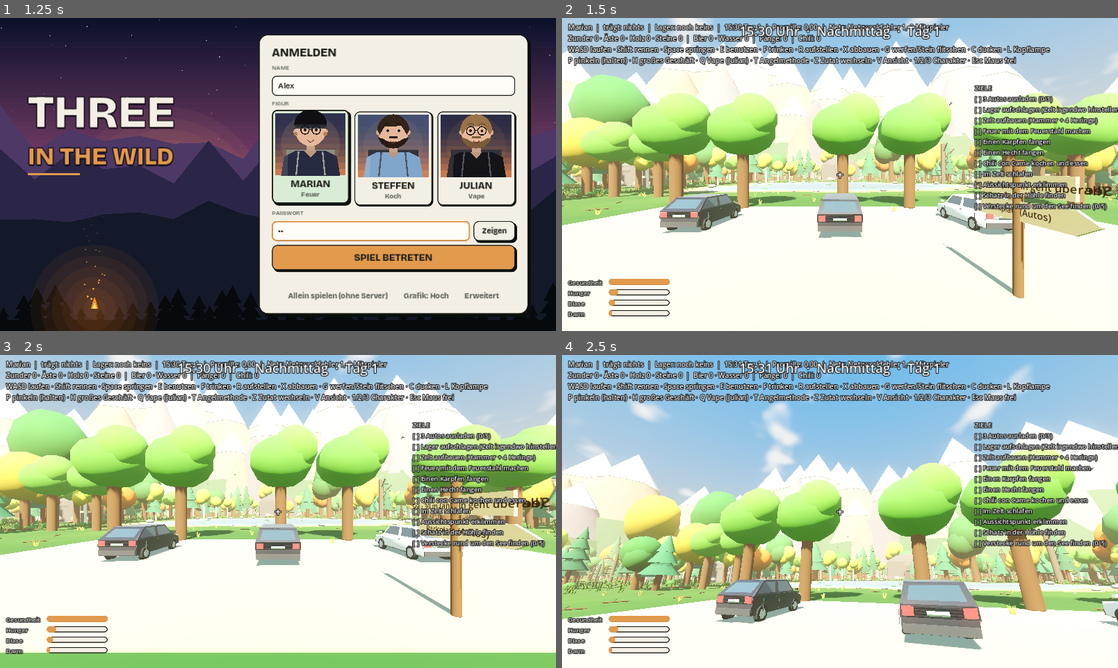
Above: before the commit, frames 1-4 (two rows, left to right).
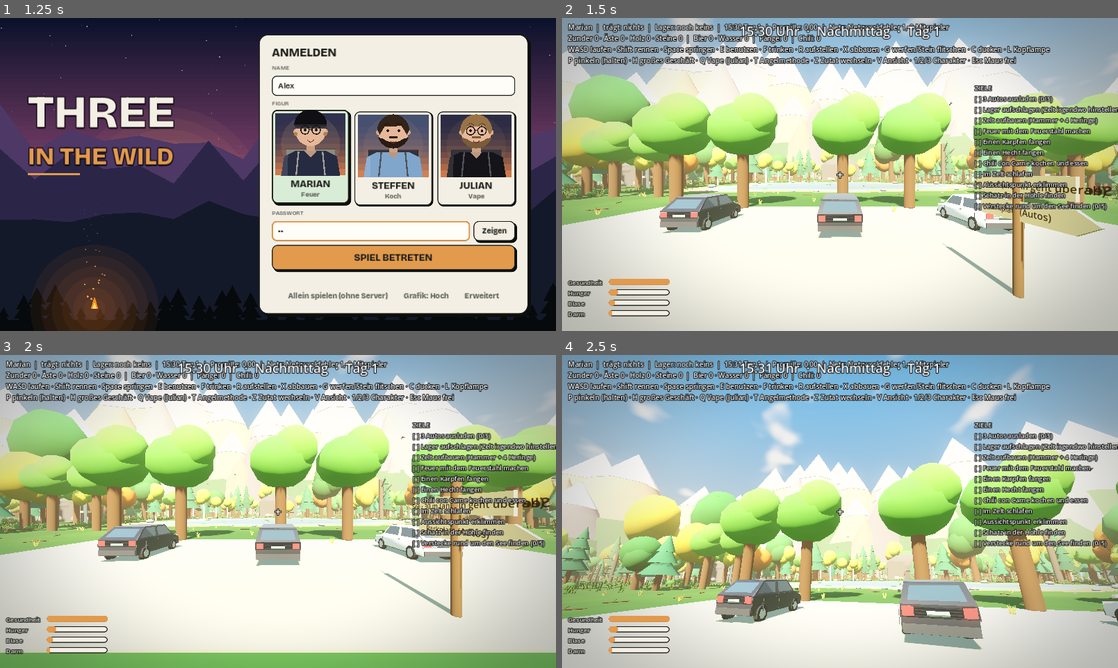
Above: after the commit, the same moments.

Repository: 7ulez/three-in-the-wild
Game: Godot game, scene res://menu.tscn
Same seed, same stepped clock (60 frames per second), same inputs: the game is played once before the commit and once after it.
Inputs (mouse positions are in pixels of both pictures, inside the frame that each line leads up to):
- Up to frame 1 (1.25 s): click (394, 86) at 0.52 s; type "Alex" at 0.6 s; click (372, 230) at 0.75 s; type "12" at 0.83 s
- Up to frame 2 (1.5 s): click "SPIEL BETRETEN" at 1.25 s
- Up to frame 3 (2 s): no input
- Up to frame 4 (2.5 s): tap Enter at 2 s; move the mouse to (867, 511) at 2.02 s; hold W from 2.03 s (still down); tap T at 2.1 s; click (867, 511) at 2.17 s; tap Space at 2.27 s

Frame 1 is identical in both runs. In frame 2, 27% of the frame differs, in the area x 0-100%, y 0-100%; in frame 3, 27%; in frame 4, 28%.

Commit message:
Optik 5-8: Laub, Libellen, Mücken, Funken+Lichtschein am Feuer, Wellenringe, Figurenschatten, Vignette/Angel-Fokus, Zeltlicht
Co-Authored-By: Claude Sonnet 5.5 <noreply@anthropic.com>
Claude-Session: https://claude.ai/code/session_01FicyMBshYtiCihkErSPQQ5

Diff:
--- /dev/null
+++ b/ambient.gd
@@ -0,0 +1,205 @@
+class_name Ambient
+extends Node3D
+## Leben in der Welt: Laub im Wind, Libellen, Mücken am Ufer und ein leichter Kamera-Look (Vignette).
+
+var player: Player
+var main: Node
+var leaves: CPUParticles3D
+var dragonflies: Array = []
+var midges: Array = []
+var vig_mat: ShaderMaterial
+var _t: float = 0.0
+var _focus: float = 0.0
+var _hurt: float = 0.0
+var _last_health: float = 100.0
+
+
+func start(p_main: Node, p_player: Player) -> void:
+	main = p_main
+	player = p_player
+	_build_leaves()
+	_build_dragonflies()
+	_build_midges()
+	_build_vignette()
+
+
+func _build_leaves() -> void:
+	leaves = CPUParticles3D.new()
+	leaves.amount = 14 if Game.low else 36
+	leaves.lifetime = 9.0
+	leaves.preprocess = 9.0
+	leaves.emission_shape = CPUParticles3D.EMISSION_SHAPE_BOX
+	leaves.emission_box_extents = Vector3(16, 0.5, 16)
+	leaves.direction = Vector3(1, -0.2, 0.3)
+	leaves.spread = 25.0
+	leaves.initial_velocity_min = 0.6
+	leaves.initial_velocity_max = 1.4
+	leaves.gravity = Vector3(0, -0.55, 0)
+	leaves.angular_velocity_min = -180.0
+	leaves.angular_velocity_max = 180.0
+	leaves.angle_max = 360.0
+	leaves.color_ramp = null
+	var q := QuadMesh.new()
+	q.size = Vector2(0.14, 0.1)
+	var mat := StandardMaterial3D.new()
+	mat.shading_mode = BaseMaterial3D.SHADING_MODE_UNSHADED
+	mat.cull_mode = BaseMaterial3D.CULL_DISABLED
+	mat.vertex_color_use_as_albedo = true
+	q.material = mat
+	leaves.mesh = q
+	var g := Gradient.new()
+	g.offsets = PackedFloat32Array([0.0, 0.5, 1.0])
+	g.colors = PackedColorArray([Color(0.9, 0.55, 0.15), Color(0.85, 0.7, 0.2), Color(0.7, 0.35, 0.12)])
+	leaves.color_initial_ramp = g
+	leaves.top_level = true
+	add_child(leaves)
+
+
+func _build_dragonflies() -> void:
+	if Game.low:
+		return
+	var rng := RandomNumberGenerator.new()
+	rng.seed = 91
+	for i in 5:
+		var d := Node3D.new()
+		var body := MeshInstance3D.new()
+		var bm := BoxMesh.new()
+		bm.size = Vector3(0.012, 0.012, 0.11)
+		body.mesh = bm
+		var bmat := StandardMaterial3D.new()
+		bmat.albedo_color = Color(0.1, 0.45, 0.8)
+		bmat.emission_enabled = true
+		bmat.emission = Color(0.05, 0.3, 0.6)
+		body.material_override = bmat
+		d.add_child(body)
+		for s in [-1.0, 1.0]:
+			var w := MeshInstance3D.new()
+			var wq := QuadMesh.new()
+			wq.size = Vector2(0.09, 0.025)
+			wq.orientation = PlaneMesh.FACE_Y
+			var wm := StandardMaterial3D.new()
+			wm.shading_mode = BaseMaterial3D.SHADING_MODE_UNSHADED
+			wm.transparency = BaseMaterial3D.TRANSPARENCY_ALPHA
+			wm.albedo_color = Color(0.85, 0.95, 1.0, 0.45)
+			wm.cull_mode = BaseMaterial3D.CULL_DISABLED
+			wq.material = wm
+			w.mesh = wq
+			w.position = Vector3(s * 0.055, 0.0, -0.02)
+			w.set_meta("side", s)
+			d.add_child(w)
+		d.set_meta("ph", rng.randf() * TAU)
+		d.set_meta("sp", rng.randf_range(0.18, 0.32))
+		d.set_meta("cx", rng.randf_range(-16.0, 16.0))
+		d.set_meta("cz", rng.randf_range(-8.0, 8.0))
+		d.top_level = true
+		add_child(d)
+		dragonflies.append(d)
+
+
+func _build_midges() -> void:
+	var rng := RandomNumberGenerator.new()
+	rng.seed = 33
+	var n := 2 if Game.low else 4
+	for i in n:
+		var a := rng.randf() * TAU
+		var pos := Vector3(LakeShape.CENTER.x + cos(a) * 29.0, 1.4, LakeShape.CENTER.y + 15.0 + sin(a) * 20.0)
+		var p := CPUParticles3D.new()
+		p.amount = 18
+		p.lifetime = 3.0
+		p.preprocess = 3.0
+		p.emission_shape = CPUParticles3D.EMISSION_SHAPE_SPHERE
+		p.emission_sphere_radius = 1.0
+		p.direction = Vector3.ZERO
+		p.spread = 180.0
+		p.initial_velocity_min = 0.2
+		p.initial_velocity_max = 0.7
+		p.gravity = Vector3.ZERO
+		p.damping_min = 0.4
+		p.damping_max = 0.8
+		var sm := SphereMesh.new()
+		sm.radius = 0.012
+		sm.height = 0.024
+		sm.radial_segments = 4
+		sm.rings = 2
+		var mt := StandardMaterial3D.new()
+		mt.shading_mode = BaseMaterial3D.SHADING_MODE_UNSHADED
+		mt.albedo_color = Color(0.1, 0.1, 0.1)
+		sm.material = mt
+		p.mesh = sm
+		p.emitting = false
+		p.position = pos
+		add_child(p)
+		midges.append(p)
+
+
+func _build_vignette() -> void:
+	var layer := CanvasLayer.new()
+	layer.layer = 0
+	add_child(layer)
+	var rect := ColorRect.new()
+	rect.set_anchors_and_offsets_preset(Control.PRESET_FULL_RECT)
+	rect.mouse_filter = Control.MOUSE_FILTER_IGNORE
+	vig_mat = ShaderMaterial.new()
+	vig_mat.shader = load("res://shaders/vignette.gdshader")
+	vig_mat.set_shader_parameter("strength", 0.2 if Game.low else 0.3)
+	rect.material = vig_mat
+	layer.add_child(rect)
+
+
+func _process(delta: float) -> void:
+	_t += delta
+	if player == null or not is_instance_valid(player):
+		return
+	var pp := player.global_position
+	var night := Game.is_night()
+	var hour := Game.hour
+	var dusk := (hour > 17.0 and hour < 21.5) or (hour > 4.5 and hour < 7.5)
+
+	leaves.global_position = pp + Vector3(0, 7, 0)
+	leaves.emitting = not _in_cave()
+
+	for d in dragonflies:
+		var n: Node3D = d
+		n.visible = not night
+		if night:
+			continue
+		var ph: float = n.get_meta("ph")
+		var sp: float = n.get_meta("sp")
+		var cx: float = n.get_meta("cx")
+		var cz: float = n.get_meta("cz")
+		var tt := _t * sp + ph
+		# Achterbahn über dem See (Seemitte liegt bei z = -35 in Weltkoordinaten)
+		var pos := Vector3(cx + sin(tt * 1.3) * 9.0, 0.9 + sin(tt * 2.1) * 0.35 + 0.35, -35.0 + cz + sin(tt * 2.6) * 6.0)
+		var prev := n.global_position
+		n.global_position = pos
+		if prev.distance_to(pos) > 0.001:
+			n.look_at(pos + (pos - prev), Vector3.UP)
+		for c in n.get_children():
+			if c.has_meta("side"):
+				var s: float = c.get_meta("side")
+				(c as Node3D).rotation.z = s * sin(_t * 70.0) * 0.5
+
+	for p in midges:
+		(p as CPUParticles3D).emitting = dusk
+
+	# Kamera-Look: Vignette stärker beim Angeln, rot bei Schaden
+	var fishing := player.fisher != null and player.fisher.state != Fisher.S.IDLE
+	_focus = lerpf(_focus, 1.0 if fishing else 0.0, minf(delta * 2.0, 1.0))
+	var needs: Node = player.get("needs") as Node
+	if needs != null:
+		var h: float = needs.get("health")
+		if h < _last_health - 0.5:
+			_hurt = 1.0
+		_last_health = h
+		if h < 30.0:
+			_hurt = maxf(_hurt, (30.0 - h) / 60.0)
+	_hurt = maxf(_hurt - delta * 1.5, 0.0) if (needs == null or float(needs.get("health")) >= 30.0) else _hurt
+	vig_mat.set_shader_parameter("focus", _focus)
+	vig_mat.set_shader_parameter("hurt", _hurt)
+	# Abendstimmung: etwas wärmer
+	var warm := clampf(1.0 - absf(sin((hour - 6.0) / 24.0 * TAU)) * 2.5, 0.0, 1.0)
+	vig_mat.set_shader_parameter("tint_amt", 0.03 + warm * 0.07)
+
+
+func _in_cave() -> bool:
+	return main != null and main.get("_in_cave") == true
--- a/fauna.gd
+++ b/fauna.gd
@@ -135,8 +135,11 @@
 		fish.rotation.x = cos(t * PI) * 0.8, 0.0, 1.0, 0.8)
 	tw.tween_callback(func() -> void:
 		Sfx.play("splash_small", p, -2.0)
+		Fx.ripple(self, fish.global_position, 1.1)
+		Fx.ripple(self, fish.global_position, 0.7, 0.25)
 		fish.queue_free())
 	Sfx.play("splash_small", p, -4.0)
+	Fx.ripple(self, p, 0.9)
 
 
 class Animal extends Node3D:
--- a/fisher.gd
+++ b/fisher.gd
@@ -34,6 +34,7 @@
 var _t: float = 0.0
 
 var bobber: MeshInstance3D
+var _ripple_cd: float = 0.0
 var line: MeshInstance3D
 var alarm: AudioStreamPlayer
 var panel: VBoxContainer
@@ -219,7 +220,9 @@
 func cast(p: Vector3) -> void:
 	player.fish_cast_t = 0.8
 	Sfx.play("whoosh", player.global_position, -2.0)
-	get_tree().create_timer(0.5).timeout.connect(func() -> void: Sfx.play("splash_small", p))
+	get_tree().create_timer(0.5).timeout.connect(func() -> void:
+		Sfx.play("splash_small", p)
+		Fx.ripple(get_tree().current_scene, p, 0.8))
 	target = p
 	cast_dist = player.head.global_position.distance_to(p)
 	bobber.visible = true
@@ -350,6 +353,10 @@
 					reel_in("Nichts gebissen. Nochmal auswerfen.")
 		S.BITE:
 			bite_left -= delta
+			_ripple_cd -= delta
+			if _ripple_cd <= 0.0:
+				_ripple_cd = 0.7
+				Fx.ripple(get_tree().current_scene, bobber.global_position, 0.6)
 			_alarm_cd -= delta
 			if mode == 0:
 				led.light_energy = 3.0 if int(_t * 6.0) % 2 == 0 else 0.0
--- /dev/null
+++ b/fx.gd
@@ -0,0 +1,89 @@
+class_name Fx
+extends RefCounted
+## Kleine visuelle Helfer: Wellenringe, weiche Schatten, Lichtflecken.
+
+static var _ring_shader: Shader = null
+static var _glow_shader: Shader = null
+
+
+static func _flat_quad(size: float) -> QuadMesh:
+	var q := QuadMesh.new()
+	q.size = Vector2(size, size)
+	q.orientation = PlaneMesh.FACE_Y
+	return q
+
+
+## Wellenring auf dem Wasser (wächst und blendet aus).
+static func ripple(parent: Node, pos: Vector3, size: float = 1.0, delay: float = 0.0) -> void:
+	if parent == null or not parent.is_inside_tree():
+		return
+	if _ring_shader == null:
+		_ring_shader = load("res://shaders/ring.gdshader")
+	var mi := MeshInstance3D.new()
+	mi.mesh = _flat_quad(3.0 * size)
+	var m := ShaderMaterial.new()
+	m.shader = _ring_shader
+	mi.material_override = m
+	mi.cast_shadow = GeometryInstance3D.SHADOW_CASTING_SETTING_OFF
+	parent.add_child(mi)
+	mi.global_position = Vector3(pos.x, 0.05, pos.z)
+	var tw := mi.create_tween()
+	if delay > 0.0:
+		tw.tween_interval(delay)
+	tw.tween_method(func(t: float) -> void: m.set_shader_parameter("progress", t), 0.0, 1.0, 1.6)
+	tw.tween_callback(mi.queue_free)
+
+
+## Weicher Lichtfleck / Schatten am Boden (flach, y knapp über dem Boden).
+static func glow_disc(parent: Node3D, size: float, color: Color, strength: float, y: float = 0.03, power: float = 2.0) -> MeshInstance3D:
+	if _glow_shader == null:
+		_glow_shader = load("res://shaders/glow.gdshader")
+	var mi := MeshInstance3D.new()
+	mi.mesh = _flat_quad(size)
+	var m := ShaderMaterial.new()
+	m.shader = _glow_shader
+	m.set_shader_parameter("col", color)
+	m.set_shader_parameter("strength", strength)
+	m.set_shader_parameter("power", power)
+	mi.material_override = m
+	mi.cast_shadow = GeometryInstance3D.SHADOW_CASTING_SETTING_OFF
+	mi.position = Vector3(0, y, 0)
+	parent.add_child(mi)
+	return mi
+
+
+static func blob_shadow(parent: Node3D, radius: float = 0.5) -> MeshInstance3D:
+	return glow_disc(parent, radius * 2.0, Color(0, 0, 0, 1), 0.38, 0.03, 1.2)
+
+
+static func sparks(parent: Node3D, pos: Vector3) -> CPUParticles3D:
+	var p := CPUParticles3D.new()
+	p.emitting = false
+	p.amount = 14 if Game.low else 28
+	p.lifetime = 1.6
+	p.direction = Vector3(0, 1, 0)
+	p.spread = 25.0
+	p.initial_velocity_min = 0.8
+	p.initial_velocity_max = 2.2
+	p.gravity = Vector3(0.15, 0.4, 0.0)
+	p.damping_min = 0.3
+	p.damping_max = 0.8
+	p.scale_amount_min = 0.5
+	p.scale_amount_max = 1.2
+	var curve := Curve.new()
+	curve.add_point(Vector2(0, 1))
+	curve.add_point(Vector2(1, 0))
+	p.scale_amount_curve = curve
+	var m := SphereMesh.new()
+	m.radius = 0.02
+	m.height = 0.04
+	m.radial_segments = 4
+	m.rings = 2
+	var mat := StandardMaterial3D.new()
+	mat.shading_mode = BaseMaterial3D.SHADING_MODE_UNSHADED
+	mat.albedo_color = Color(1.0, 0.7, 0.25)
+	m.material = mat
+	p.mesh = m
+	p.position = pos
+	parent.add_child(p)
+	return p
--- a/main.gd
+++ b/main.gd
@@ -57,6 +57,10 @@
 	player.character_name = Game.start_char
 	add_child(player)
 	player.global_position = Vector3(0, 1.0, 10)
+	var amb := Ambient.new()
+	amb.name = "Ambient"
+	add_child(amb)
+	amb.start(self, player)
 	if Game.net_mode != "solo":
 		var net := Net.new()
 		add_child(net)
--- a/placed_item.gd
+++ b/placed_item.gd
@@ -58,6 +58,8 @@
 var cook_char: String = ""
 var food: MeshInstance3D = null
 var steam: CPUParticles3D = null
+var fire_sparks: CPUParticles3D = null
+var fire_glow: MeshInstance3D = null
 
 
 func build(p_name: String, p_weight: float, p_size: Vector3, p_color: Color, state: Dictionary = {}) -> void:
@@ -113,6 +115,15 @@
 		smoke = _make_smoke(Color(0.35, 0.35, 0.37, 0.4), 0.7, 2.0)
 		smoke.position = Vector3(0, 0.9, 0)
 		add_child(smoke)
+		fire_sparks = Fx.sparks(self, Vector3(0, 0.95, 0))
+		fire_glow = Fx.glow_disc(self, 9.0, Color(1.0, 0.55, 0.18, 1.0), 0.0, 0.035, 2.2)
+		fire_glow.visible = false
+		for si in 8:
+			var sa := TAU * float(si) / 8.0 + float(si % 2) * 0.2
+			var sr := 0.62 + float(si % 3) * 0.04
+			var st := Util.add_sphere(self, 0.16, Color(0.46, 0.45, 0.44).lerp(Color(0.6, 0.57, 0.5), float(si % 4) / 4.0), Vector3(cos(sa) * sr, 0.07, sin(sa) * sr))
+			st.scale = Vector3(1.3, 0.7, 1.0)
+			st.rotation.y = sa
 
 	if p_name == "Dutch Oven":
 		food = Util.add_cylinder(holder, 0.17, 0.03, Color(0.6, 0.18, 0.1), Vector3(0, 0.03, 0))
@@ -586,6 +597,10 @@
 		fl.visible = burning
 	if smoke != null:
 		smoke.emitting = burning
+	if fire_sparks != null:
+		fire_sparks.emitting = burning
+	if fire_glow != null:
+		fire_glow.visible = burning
 	if light != null and item_name == "Feuerschale":
 		light.light_energy = 3.0 if burning else 0.0
 
--- a/player.gd
+++ b/player.gd
@@ -185,6 +185,7 @@
 
 ## Baut die Figur (auch für die Avatare der Mitspieler).
 static func build_body(parent: Node3D, char_name: String) -> void:
+	Fx.blob_shadow(parent, 0.5)
 	# Fertiges, animiertes Modell (aus Blender), falls vorhanden.
 	var path := "res://assets/chars/%s.glb" % char_name.to_lower()
 	if ResourceLoader.exists(path):
--- /dev/null
+++ b/shaders/glow.gdshader
@@ -0,0 +1,13 @@
+shader_type spatial;
+render_mode unshaded, cull_disabled, shadows_disabled, depth_draw_never, blend_mix;
+
+uniform vec4 col : source_color = vec4(1.0, 0.55, 0.15, 1.0);
+uniform float strength = 0.4;
+uniform float power = 2.0;
+
+void fragment() {
+	float r = clamp(length(UV - 0.5) * 2.0, 0.0, 1.0);
+	float a = pow(1.0 - r, power) * strength;
+	ALBEDO = col.rgb;
+	ALPHA = a * col.a;
+}
--- /dev/null
+++ b/shaders/ring.gdshader
@@ -0,0 +1,13 @@
+shader_type spatial;
+render_mode unshaded, cull_disabled, shadows_disabled, depth_draw_never;
+
+uniform float progress = 0.0;
+uniform float alpha = 0.7;
+
+void fragment() {
+	float r = length(UV - 0.5) * 2.0;
+	float ring_r = 0.25 + progress * 0.7;
+	float band = smoothstep(0.1, 0.0, abs(r - ring_r));
+	ALBEDO = vec3(0.95, 0.98, 1.0);
+	ALPHA = band * alpha * (1.0 - progress);
+}
--- /dev/null
+++ b/shaders/vignette.gdshader
@@ -0,0 +1,19 @@
+shader_type canvas_item;
+
+uniform float strength = 0.28;
+uniform float focus = 0.0;
+uniform float hurt = 0.0;
+uniform vec3 tint : source_color = vec3(1.0, 0.8, 0.5);
+uniform float tint_amt = 0.05;
+
+void fragment() {
+	vec2 p = UV - 0.5;
+	p.x *= 1.15;
+	float v = smoothstep(0.45, 1.15, length(p) * 1.45);
+	float a_v = v * (strength + focus * 0.3 + hurt * 0.25);
+	vec3 c_v = mix(vec3(0.02, 0.03, 0.04), vec3(0.55, 0.0, 0.0), hurt);
+	float a_t = tint_amt * (1.0 - v);
+	float a = a_v + a_t;
+	vec3 c = (c_v * a_v + tint * a_t) / max(a, 0.0001);
+	COLOR = vec4(c, clamp(a, 0.0, 1.0));
+}
--- a/tent.gd
+++ b/tent.gd
@@ -35,11 +35,16 @@
 			player.toast("Du bist noch nicht müde. Es ist erst %s." % Game.clock_text(), 3.0)
 
 
+var lamp: OmniLight3D = null
+
+
 func shake() -> void:
 	_shake_t = 0.4
 
 
 func _process(delta: float) -> void:
+	if lamp != null:
+		lamp.light_energy = lerpf(lamp.light_energy, 0.9 if Game.is_night() else 0.0, minf(delta * 1.5, 1.0))
 	if _shake_t > 0.0 and shell != null:
 		_shake_t -= delta
 		shell.rotation.z = sin(Time.get_ticks_msec() / 25.0) * 0.04
@@ -115,6 +120,12 @@
 
 func _on_grown() -> void:
 	door.visible = true
+	lamp = OmniLight3D.new()
+	lamp.light_color = Color(1.0, 0.72, 0.4)
+	lamp.light_energy = 0.0
+	lamp.omni_range = 4.5
+	lamp.position = Vector3(0, 1.0, 0)
+	add_child(lamp)
 	# Vorerst massiv; den Eingang zum Schlafen bauen wir später.
 	var body := StaticBody3D.new()
 	var cs := CollisionShape3D.new()
Not shown, changed: web/index.html
Not shown, changed: web/index.js.gz
Not shown, changed: web/index.pck
Not shown, changed: web/index.pck.gz
Not shown, changed: web/index.wasm.gz
